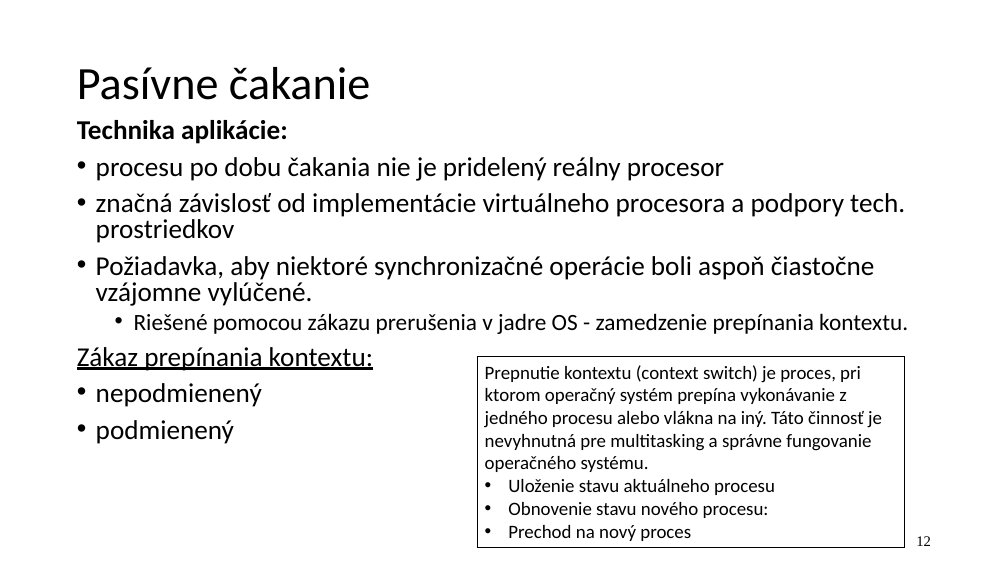
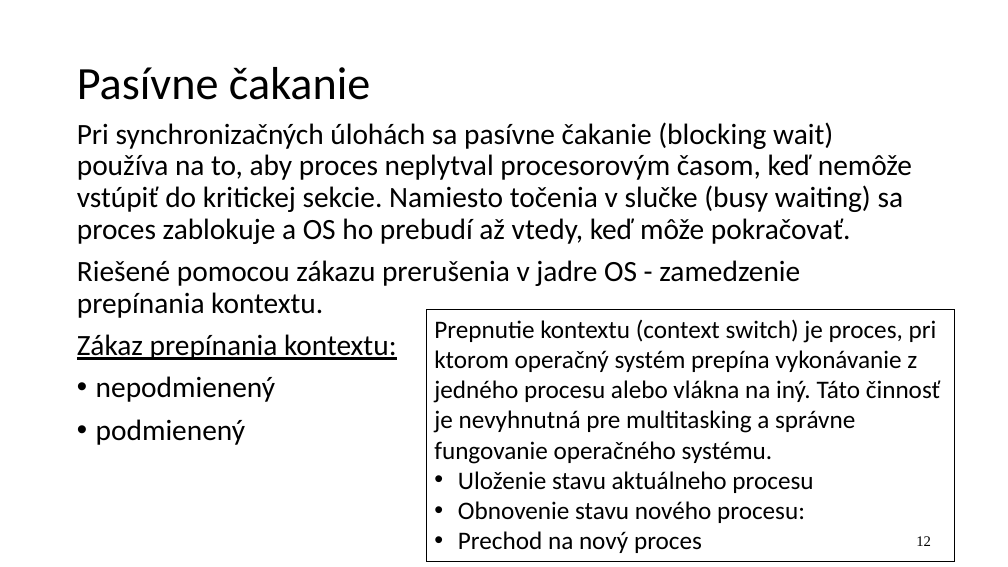
Before and after one commit to jb23lm87/OS-prednasky, a slide deck: slide 12 of OS 2 Úvod do paralélnych procesov a synchronizácie.pptx. Drawn at 1008x567 pixels with LibreOffice and Linux fonts; fonts in the diff are those of the drawing. Boxes give left, top, right and bottom in pixels: in the first picture for what was removed or moved away, otherwise in the second. Text is boxed around its words. In the diff, an @@ line names an element or a change of style, - is before the commit and + after.

```diff
--- a/OS 2 Úvod do paralélnych procesov a synchronizácie.pptx
+++ b/OS 2 Úvod do paralélnych procesov a synchronizácie.pptx
@@ text at [77,122,912,244]: text changed; size 25.9 to 28 pt @@
-Technika aplikácie:
-• procesu po dobu čakania nie je pridelený reálny procesor
-• značná závislosť od implementácie virtuálneho procesora a podpory tech. prostriedkov
-• Požiadavka, aby niektoré synchronizačné operácie boli aspoň čiastočne vzájomne vylúčené.
+Pri synchronizačných úlohách sa pasívne čakanie (blocking wait) používa na to, aby proces neplytval procesorovým časom, keď nemôže vstúpiť do kritickej sekcie. Namiesto točenia v slučke (busy waiting) sa proces zablokuje a OS ho prebudí až vtedy, keď môže pokračovať.
@@ text at [77,260,800,445]: size 22.2 to 28 pt in "Riešené pomocou zákazu prerušenia v jadre OS ..."; size 25.9 to 28 pt in "Zákaz prepínania kontextu:", "nepodmienený", "podmienený"; bullet • to none; list level 2 to 1 in "Riešené pomocou zákazu prerušenia v ..."; line spacing 0.8 to 0.9 @@
@@ rectangle "Prepnutie kontextu (context switch) je ...": place and size @@
-rectangle "Prepnutie kontextu (context switch) je ..." at [477,357,905,547]
+rectangle "Prepnutie kontextu (context switch) je ..." at [427,309,954,561]
@@ rectangle "Prepnutie kontextu (context switch) je ..." at [427,309,954,561]: size 18 to 24 pt @@
```
Also in this commit, not shown: 13 other slides changed, 7 slides added, 8 slides removed.
